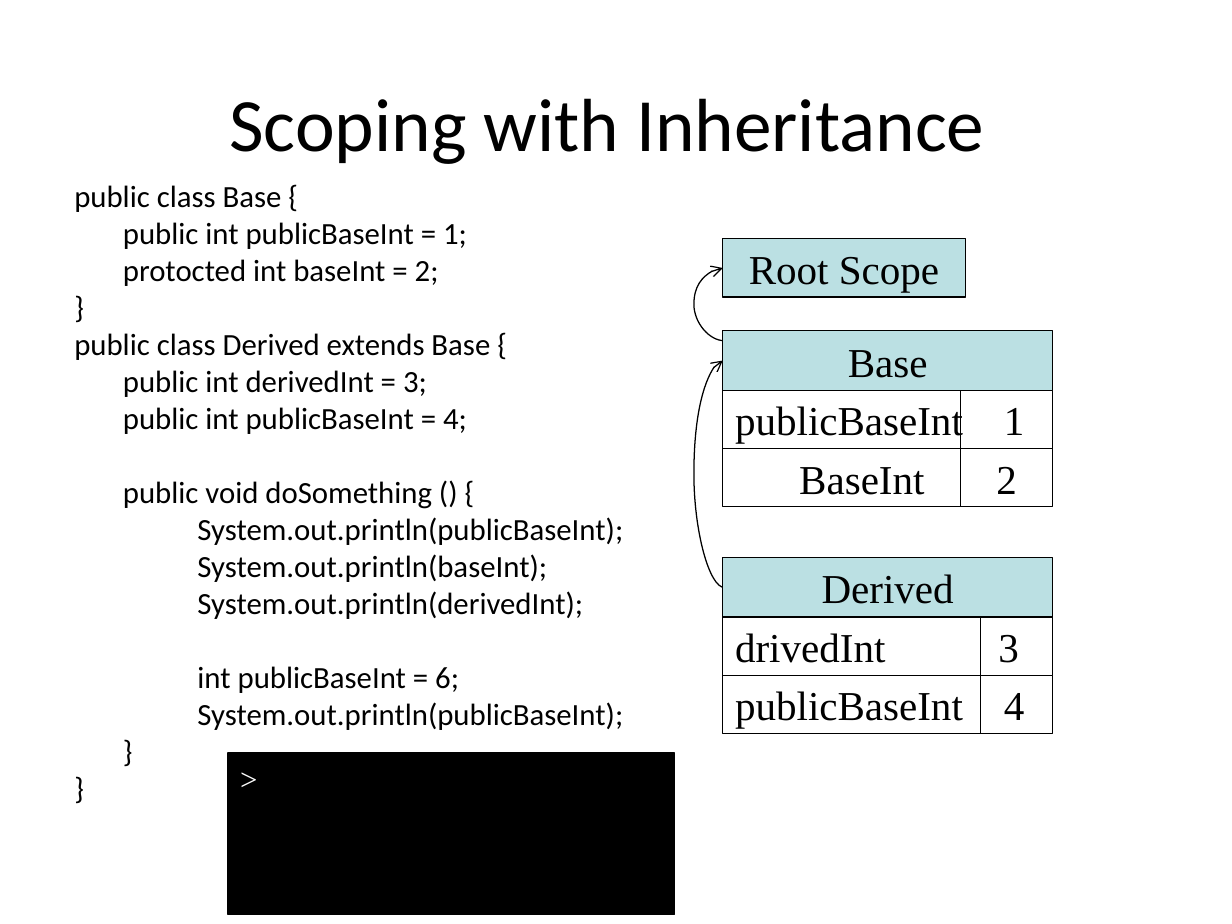
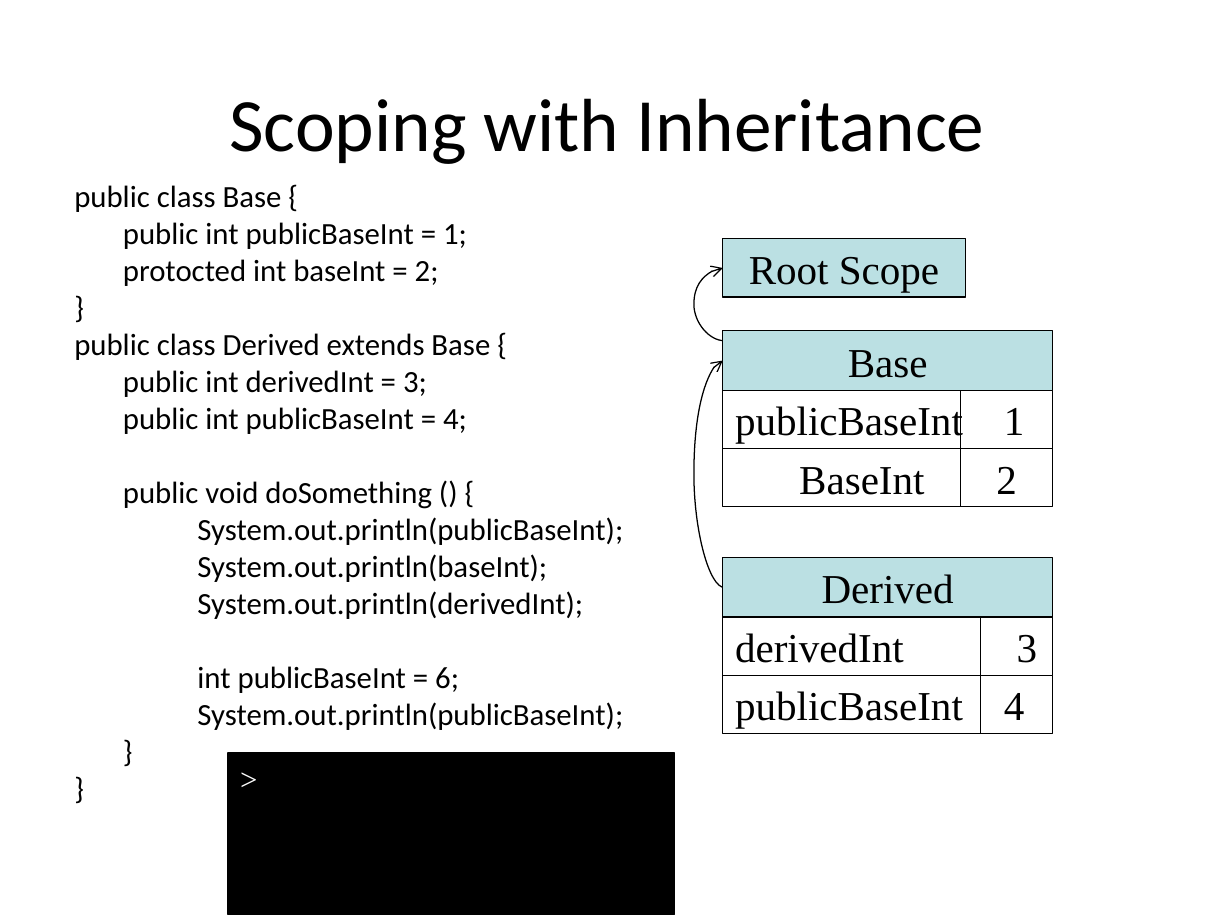
Before and after one commit to anoopsarkar/compilers-class, a slide deck: slide 64 of assets/ppt/semantics/semantics.pptx. Drawn at 1232x924 pixels with LibreOffice and Linux fonts; fonts in the diff are those of the drawing. Boxes give left, top, right and bottom in pixels: in the first picture for what was removed or moved away, otherwise in the second. Text is boxed around its words. In the diff, an @@ line names an element or a change of style, - is before the commit and + after.

```diff
--- a/assets/ppt/semantics/semantics.pptx
+++ b/assets/ppt/semantics/semantics.pptx
@@ text in rectangle at (735, 633, 1038, 663): text changed @@
-drivedInt 3
+derivedInt 3
```
Also in this commit, not shown: 7 other slides changed, 10 other files.
